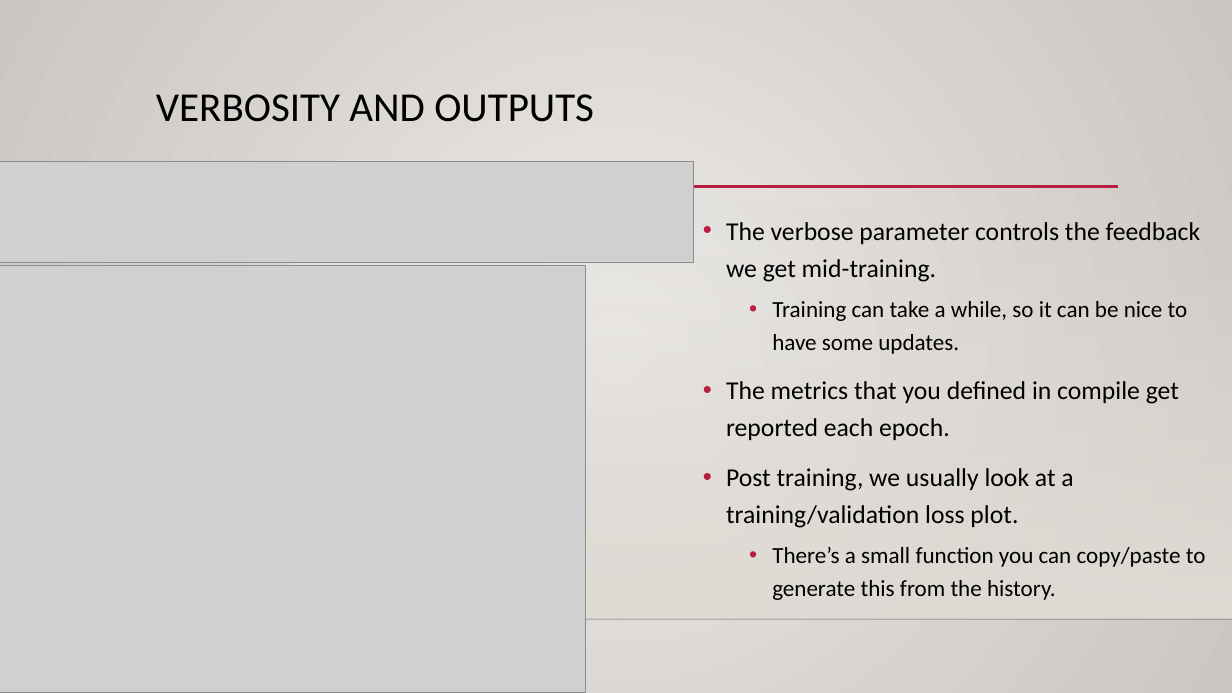
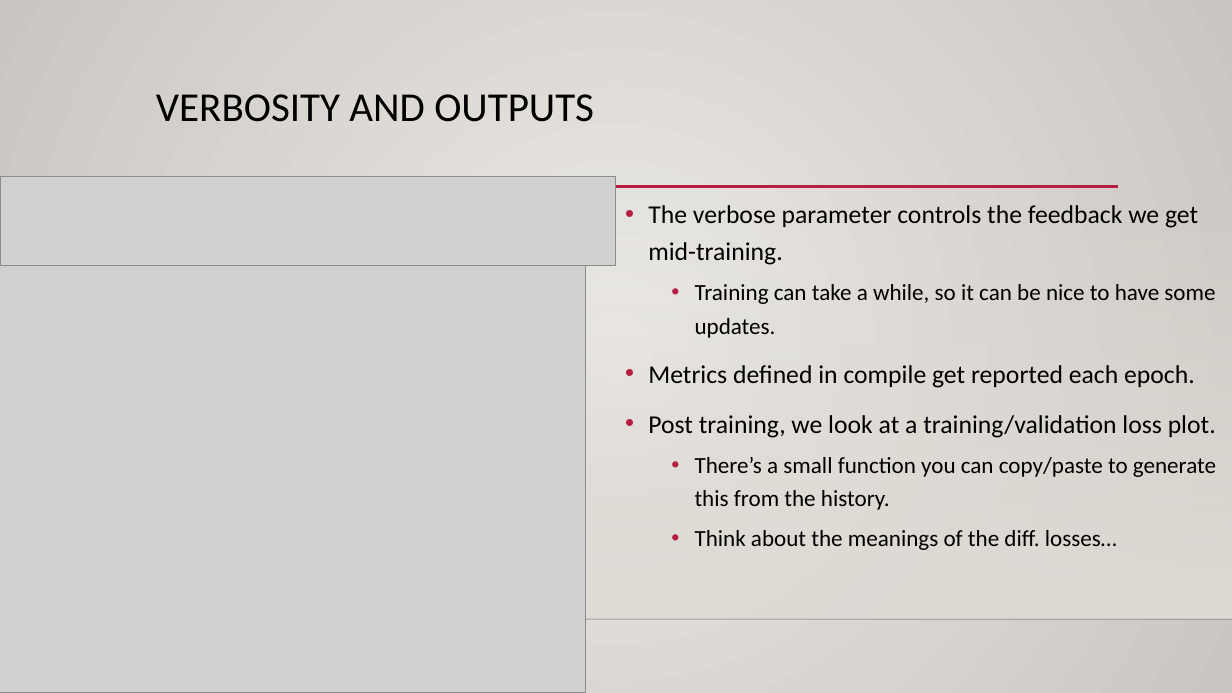
Before and after one commit to AkeemSemperDataScience/Intro_to_Machine_Learning_Students, a slide deck: slide 33 of reference_content/Slides/keras_intro.pptx (slide 26 before the commit). Drawn at 1232x693 pixels with LibreOffice and Linux fonts; fonts in the diff are those of the drawing; grey boxes stand for pictures; background and template pictures are left out. Boxes give left, top, right and bottom in pixels: in the first picture for what was removed or moved away, otherwise in the second. Text is boxed around its words. In the diff, an @@ line names an element or a change of style, - is before the commit and + after.

```diff
--- a/reference_content/Slides/keras_intro.pptx
+++ b/reference_content/Slides/keras_intro.pptx
@@ picture: place and size @@
-picture at (0, 162, 694, 262)
+picture at (0, 177, 616, 266)
@@ text "The verbose parameter controls the ...": place and size @@
-text "The verbose parameter controls the ..." at (726, 222, 1206, 600)
+text "The verbose parameter controls the ..." at (648, 205, 1216, 550)
@@ text at (648, 365, 1216, 438): text changed @@
-• The metrics that you defined in compile get reported each epoch.
-• Post training, we usually look at a training/validation loss plot.
+• Metrics defined in compile get reported each epoch.
+• Post training, we look at a training/validation loss plot.
@@ text at (695, 530, 1117, 550): paragraph added @@
+  • Think about the meanings of the diff. losses…
```
Also in this commit, not shown: 6 other slides changed, 7 slides added, 4 other files.
